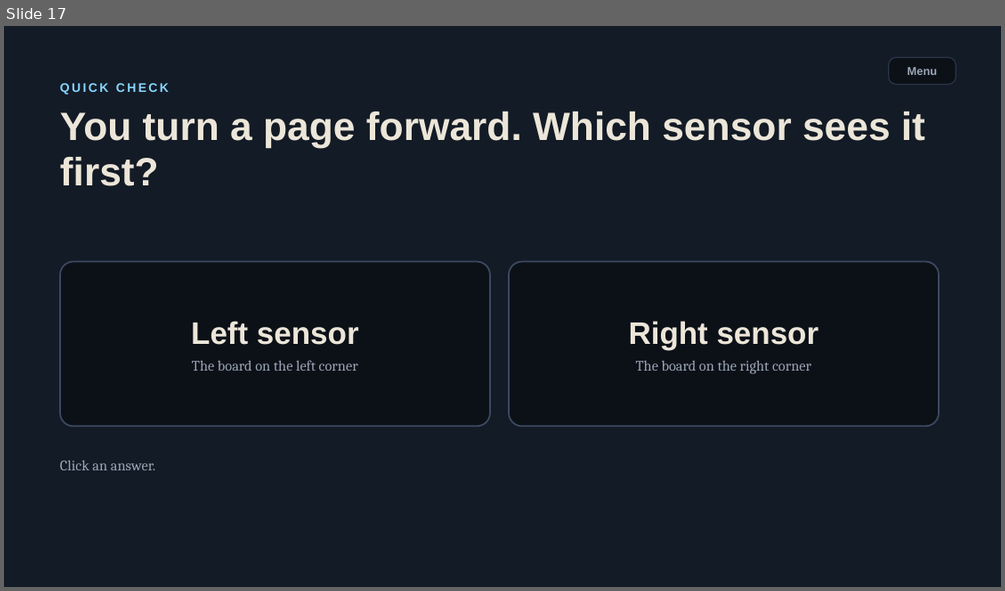
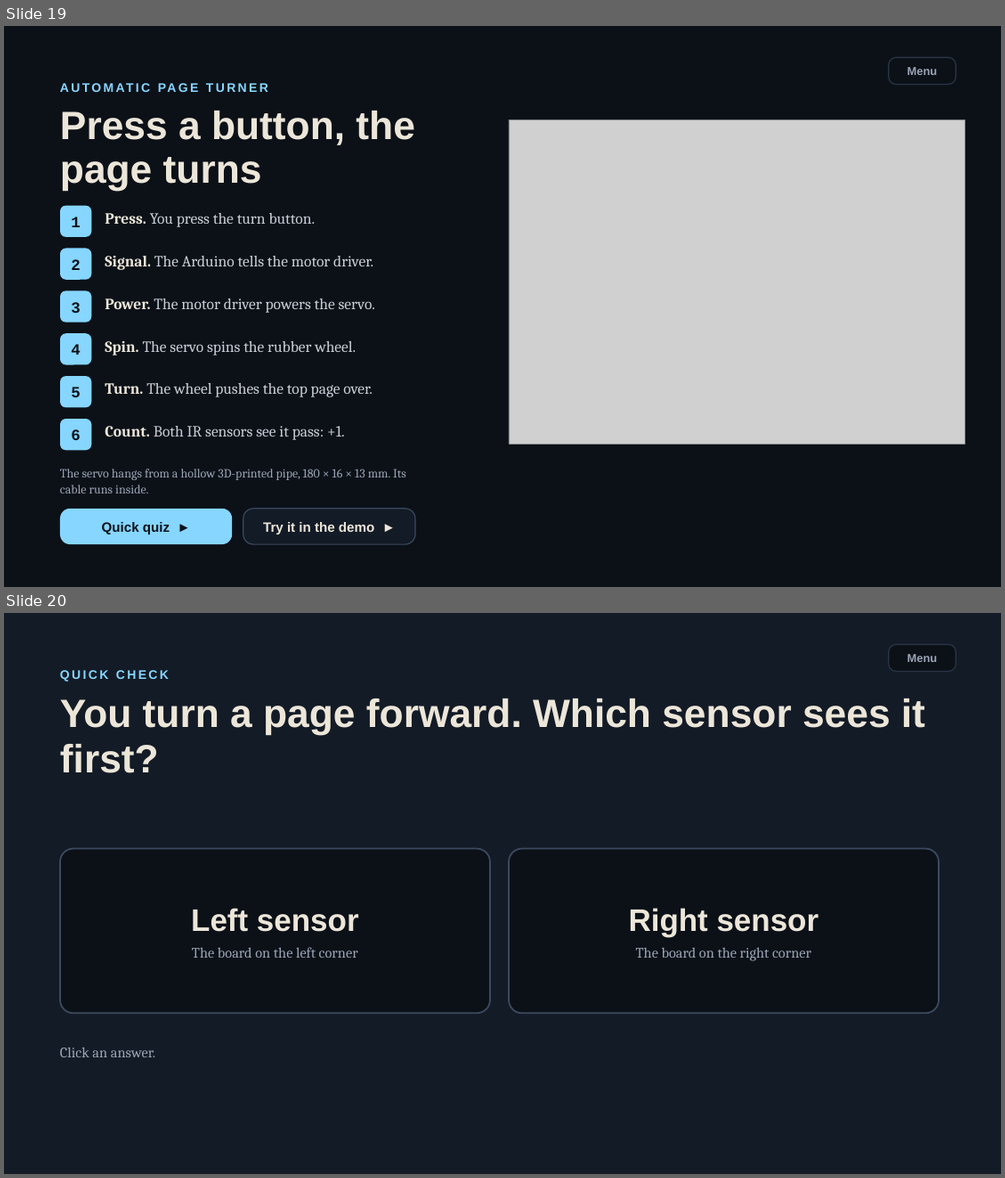
Before and after one commit to sharmaricha676-rgb/bookcounterppt, a slide deck: BookCounter-interactive.pptx. Shown one above the other, each under a label of ours: slide 17 before the commit, slides 19 and 20 after it. The pictures are 1005x591 and 1005x1178 pixels, drawn with LibreOffice and Linux fonts; fonts in the diff are those of the drawing; grey boxes stand for pictures. Boxes give left, top, right and bottom in pixels: in the first picture for what was removed or moved away, otherwise in the second. Text is boxed around its words. In the diff, an @@ line names an element or a change of style, - is before the commit and + after.

```diff
--- a/BookCounter-interactive.pptx
+++ b/BookCounter-interactive.pptx
@@ slide 19 added at (4,26,1001,587), background #0C1118 @@
@@ rounded rectangle added at (889,57,956,85), fill #0C1118, outline #2A3647 1 pt, 11 pt, text #9BA5B5, bold @@
+Menu
@@ text added at (60,79,583,103), 12 pt, text #86D6FF, bold @@
+AUTOMATIC PAGE TURNER
@@ text added at (60,111,415,190), 38 pt, text #ECE6D9, bold @@
+Press a button, the page turns
@@ picture added at (509,119,965,443) @@
@@ rounded rectangle added at (60,206,91,237), fill #86D6FF, 15 pt, text #0C1118, bold @@
+1
@@ text added at (105,213,316,227), 15 pt, text #C9CFD8 @@
+Press. You press the turn button.
@@ rounded rectangle added at (60,248,91,280), fill #86D6FF, 15 pt, text #0C1118, bold @@
+2
@@ text added at (105,256,373,270), 15 pt, text #C9CFD8 @@
+Signal. The Arduino tells the motor driver.
@@ rounded rectangle added at (60,290,91,322), fill #86D6FF, 15 pt, text #0C1118, bold @@
+3
@@ text added at (105,298,375,313), 15 pt, text #C9CFD8 @@
+Power. The motor driver powers the servo.
@@ rounded rectangle added at (60,333,91,365), fill #86D6FF, 15 pt, text #0C1118, bold @@
+4
@@ text added at (105,341,356,355), 15 pt, text #C9CFD8 @@
+Spin. The servo spins the rubber wheel.
@@ rounded rectangle added at (60,376,91,408), fill #86D6FF, 15 pt, text #0C1118, bold @@
+5
@@ text added at (105,383,372,397), 15 pt, text #C9CFD8 @@
+Turn. The wheel pushes the top page over.
@@ rounded rectangle added at (60,418,91,450), fill #86D6FF, 15 pt, text #0C1118, bold @@
+6
@@ text added at (105,426,345,440), 15 pt, text #C9CFD8 @@
+Count. Both IR sensors see it pass: +1.
@@ text added at (60,468,406,493), 12 pt, text #9BA5B5 @@
+The servo hangs from a hollow 3D-printed pipe, 180 × 16 × 13 mm. Its cable runs inside.
@@ rounded rectangle added at (60,508,232,544), fill #86D6FF, 13 pt, text #0C1118, bold @@
+Quick quiz ►
@@ rounded rectangle added at (243,508,415,544), fill #131B26, outline #3B4A60 1 pt, 13 pt, text #ECE6D9, bold @@
+Try it in the demo ►
@@ what was slide 17 is now slide 20 @@
```
Also in this commit, not shown: 30 slides changed, 2 other slides added.
